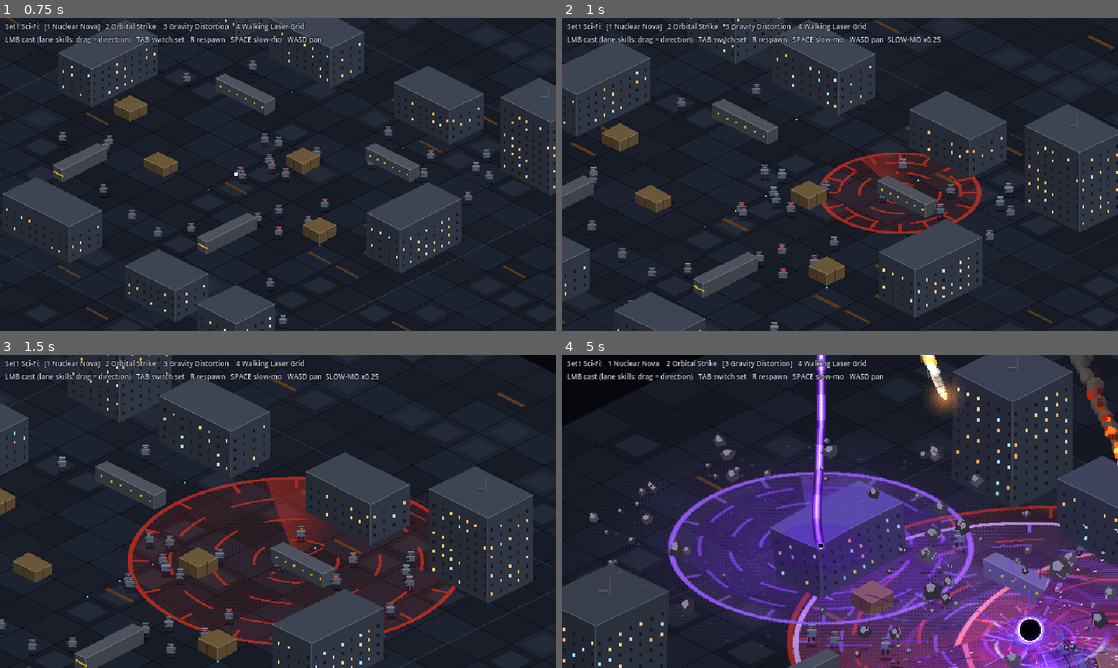
Above: before the commit, frames 1-4 (two rows, left to right).
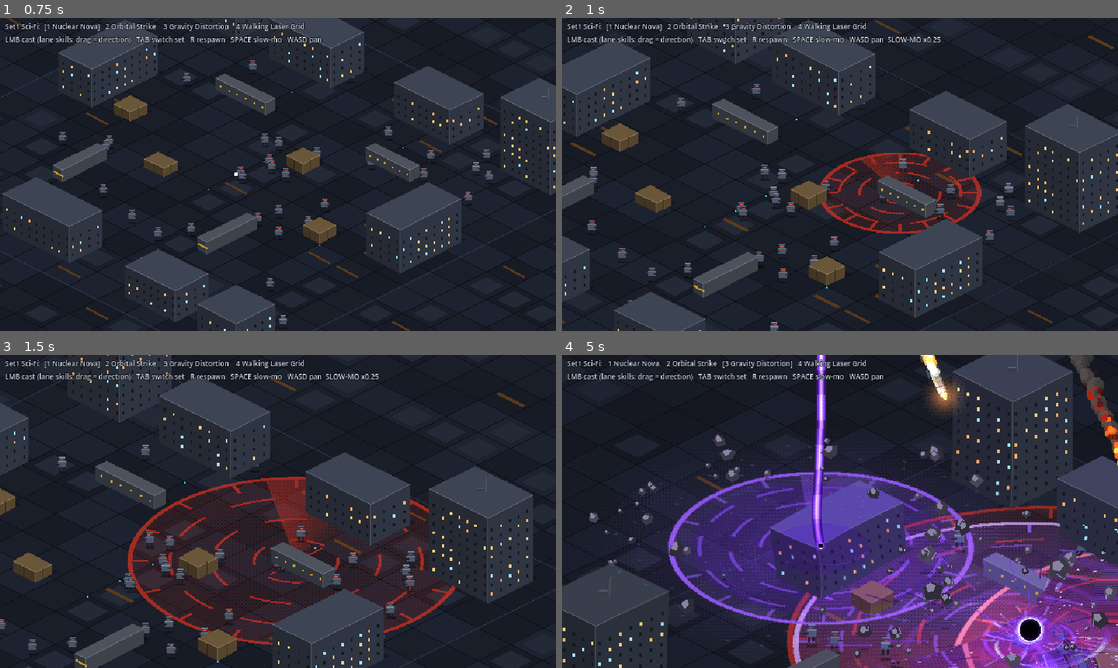
Above: after the commit, the same moments.

Repository: audoraemon/vfxProve
Game: Godot game, scene res://scenes/sandbox.tscn
Same seed, same stepped clock (60 frames per second), same inputs: the game is played once before the commit and once after it. Sound files missing from this copy of the repository are replaced by a short silence.
Inputs (mouse positions are in pixels of both pictures, inside the frame that each line leads up to):
- Up to frame 1 (0.75 s): tap Enter at 0.5 s; move the mouse to (400, 158) at 0.52 s; hold D from 0.53 s (still down); tap 1 at 0.6 s; click (400, 158) at 0.67 s
- Up to frame 2 (1 s): keep holding D; tap Space at 0.77 s
- Up to frame 3 (1.5 s): release D at 1.25 s; drag from (166, 527) to (250, 574) at 1.27 s
- Up to frame 4 (5 s): move the mouse to (895, 442) at 2.02 s; hold D 2.03-2.75 s; tap 3 at 2.1 s; drag from (812, 574) to (673, 464) at 2.77 s; move the mouse to (1006, 558) at 3.52 s; hold A 3.53-4.25 s; tap 5 at 3.6 s; tap Space at 3.77 s; drag from (673, 464) to (756, 433) at 4.27 s

Frame 1 is identical in both runs. In frame 2, 1.1% of the frame differs, in the area x 0-100%, y 0-100%; in frame 3, 1.0%; in frame 4, 2.0%, in the area x 0-26%, y 0-23%.

Commit message:
feat: spread golem punches across its front in a fixed pattern
Add six PixMiniMax punch clips (far forward, wide to the side and center for each
arm, from a start frame with room for the reach) so the eight-punch combo lands at
eight different spots in a fixed order: near L, wide R, far L, near R, wide L,
far R, center L, center R. Each impact is at the fist with a smaller follow-up
shock further out along the same direction. GolemSprite clips carry their own
crater anchor and frame list (long ground holds trimmed). Camera zoomed out to
fit the reach, ground fill extended so no void shows at that zoom.

Co-Authored-By: Claude Opus 5 <noreply@anthropic.com>

Diff:
--- a/src/fx/set2/golem_sprite.gd
+++ b/src/fx/set2/golem_sprite.gd
@@ -1,21 +1,31 @@
 class_name GolemSprite
 extends Node2D
 ## Stone titan from PixelLab PixMiniMax clips (assets/pixellab/golem), locked facing the camera like the
-## concept: an idle loop, a left and a right knuckle punch and a two-handed slam. Rising and crumbling clip
+## concept: an idle loop, knuckle punches landing at eight different spots around its front and a two-handed
+## slam. Rising and crumbling clip
 ## the sprite at the ground line so it climbs out of (and sinks back into) its glowing crater.
 ## Positioned on its ground point; the crater in the art sits on that point.
 
 const FRAME := 256.0
 const SCALE := 1.6
-## Art pixel under the ground point (center of the crater).
+const IDLE_FPS := 10.0
+## Art pixel under the ground point (center of the crater) for clips made from the original start frame, and
+## for the "reach" clips made from a start frame placed higher on the canvas so the arm can reach forward.
 const FOOT := Vector2(128, 244)
-const IDLE_FPS := 10.0
-## Clip: texture, frames to play, index (into frames) where the fist lands, fist landing spot in art px.
+const FOOT_REACH := Vector2(128, 170)
+## Clip: texture, strip frames to play, position in that list where the fist lands, fist landing spot (art px),
+## crater anchor (art px). The reach clips hold the fist down for many frames; most of the hold is skipped.
 const CLIPS := {
-	"idle": [preload("res://assets/pixellab/golem/golem_idle.png"), 16, -1, Vector2.ZERO],
-	"punch_l": [preload("res://assets/pixellab/golem/golem_punch_l.png"), 11, 6, Vector2(80, 231)],
-	"punch_r": [preload("res://assets/pixellab/golem/golem_punch_r.png"), 13, 8, Vector2(180, 231)],
-	"slam": [preload("res://assets/pixellab/golem/golem_slam.png"), 21, 8, Vector2(128, 236)],
+	"idle": [preload("res://assets/pixellab/golem/golem_idle.png"), [0, 1, 2, 3, 4, 5, 6, 7, 8, 9, 10, 11, 12, 13, 14, 15], -1, Vector2.ZERO, FOOT],
+	"punch_l": [preload("res://assets/pixellab/golem/golem_punch_l.png"), [0, 1, 2, 3, 4, 5, 6, 7, 8, 9, 10], 6, Vector2(80, 231), FOOT],
+	"punch_r": [preload("res://assets/pixellab/golem/golem_punch_r.png"), [0, 1, 2, 3, 4, 5, 6, 7, 8, 9, 10, 11, 12], 8, Vector2(180, 231), FOOT],
+	"reach_lf": [preload("res://assets/pixellab/golem/golem_reach_lf.png"), [0, 2, 4, 5, 6, 13, 14, 15, 16], 3, Vector2(76, 215), FOOT_REACH],
+	"reach_rf": [preload("res://assets/pixellab/golem/golem_reach_rf.png"), [0, 2, 4, 5, 6, 13, 14, 15, 16], 3, Vector2(177, 218), FOOT_REACH],
+	"reach_lw": [preload("res://assets/pixellab/golem/golem_reach_lw.png"), [0, 2, 3, 4, 5, 14, 15, 16], 3, Vector2(59, 212), FOOT_REACH],
+	"reach_rw": [preload("res://assets/pixellab/golem/golem_reach_rw.png"), [0, 2, 3, 4, 5, 6, 14, 15, 16], 4, Vector2(195, 211), FOOT_REACH],
+	"reach_lc": [preload("res://assets/pixellab/golem/golem_reach_lc.png"), [0, 2, 4, 5, 6, 13, 14, 15, 16], 3, Vector2(121, 205), FOOT_REACH],
+	"reach_rc": [preload("res://assets/pixellab/golem/golem_reach_rc.png"), [0, 2, 4, 5, 6, 13, 14, 15, 16], 3, Vector2(126, 213), FOOT_REACH],
+	"slam": [preload("res://assets/pixellab/golem/golem_slam.png"), [0, 1, 2, 3, 4, 5, 6, 7, 8, 9, 10, 11, 12, 13, 14, 15, 16, 17, 18, 19, 20], 8, Vector2(128, 236), FOOT],
 }
 
 ## 0 buried .. 1 fully out of the ground.
@@ -42,12 +52,12 @@
 
 
 func impact_pos(clip: String) -> Vector2:
-	return _art_to_local(CLIPS[clip][3])
+	return _art_to_local(CLIPS[clip][3], CLIPS[clip][4])
 
 
 ## Local point above the head where energy gathers for the final slam.
 func crown() -> Vector2:
-	return _art_to_local(Vector2(128, 40))
+	return _art_to_local(Vector2(128, 40), FOOT)
 
 
 func _process(delta: float) -> void:
@@ -59,19 +69,21 @@
 	queue_redraw()
 
 
+## Strip frame index for the current time.
 func _frame() -> int:
 	var c: Array = CLIPS[_clip]
-	var count: int = c[1]
+	var frames: Array = c[1]
+	var count := frames.size()
 	var hit: int = c[2]
 	if hit < 0:
-		return int(_time * IDLE_FPS) % count
+		return frames[int(_time * IDLE_FPS) % count]
 	if _clip_t < _before:
-		return mini(int(_clip_t / _before * hit), hit)
-	return mini(hit + int((_clip_t - _before) / _after * (count - hit)), count - 1)
+		return frames[mini(int(_clip_t / _before * hit), hit)]
+	return frames[mini(hit + int((_clip_t - _before) / _after * (count - hit)), count - 1)]
 
 
-func _art_to_local(p: Vector2) -> Vector2:
-	return (p - FOOT) * SCALE + Vector2(0, (1.0 - clampf(emerge, 0.0, 1.0)) * FRAME * SCALE)
+func _art_to_local(p: Vector2, foot: Vector2) -> Vector2:
+	return (p - foot) * SCALE + Vector2(0, (1.0 - clampf(emerge, 0.0, 1.0)) * FRAME * SCALE)
 
 
 func _draw() -> void:
@@ -79,13 +91,17 @@
 		return
 	modulate.a = fade
 	var tex: Texture2D = CLIPS[_clip][0]
-	# Clip at the ground line: only the part above the ground has emerged.
+	var foot: Vector2 = CLIPS[_clip][4]
+	# Clip at the ground line: only the part above the ground has emerged. Reach clips show their full
+	# height once risen so fists planted in front of the crater stay visible.
 	var sink_px := (1.0 - clampf(emerge, 0.0, 1.0)) * FRAME
-	var visible_h := minf(FOOT.y - sink_px + 10.0, FRAME)
+	var visible_h := minf(foot.y - sink_px + 10.0, FRAME)
+	if emerge >= 0.999:
+		visible_h = FRAME
 	if visible_h <= 0.0:
 		return
 	var src := Rect2(Vector2(_frame() * FRAME, 0), Vector2(FRAME, visible_h))
 	var shudder := Vector2.ZERO
 	if crumble > 0.0:
 		shudder = Vector2(sin(_time * 53.0), cos(_time * 41.0)) * 3.0 * crumble
-	draw_texture_rect_region(tex, Rect2((_art_to_local(Vector2.ZERO) + shudder).round(), src.size * SCALE), src)
+	draw_texture_rect_region(tex, Rect2((_art_to_local(Vector2.ZERO, foot) + shudder).round(), src.size * SCALE), src)
--- a/src/fx/set2/judgement_of_the_ancients.gd
+++ b/src/fx/set2/judgement_of_the_ancients.gd
@@ -103,17 +103,20 @@
 	ctx.field.knock_from(origin, 1.3, 3.0, 5.5)
 
 
-## Alternating left/right knuckle punches from the sprite clips. Each lands where the fist hits the ground,
-## then a second shock bursts further out in front so the barrage covers the battlefield.
+## Fixed punch pattern alternating arms, each clip landing its fist at a different spot so the barrage spreads
+## across the front of the titan: near left, wide right, far left, near right, wide left, far right, center.
+const PUNCH_PATTERN := ["punch_l", "reach_rw", "reach_lf", "punch_r", "reach_lw", "reach_rf", "reach_lc", "reach_rc"]
+
+
+## Knuckle punch from the sprite clips: impact where the fist lands, then a smaller shock a little further out
+## along the same direction.
 func _punch(i: int) -> void:
-	var clip := "punch_l" if i % 2 == 0 else "punch_r"
+	var clip: String = PUNCH_PATTERN[i % PUNCH_PATTERN.size()]
 	var fist := _golem.play(clip, PUNCH_BEFORE, PUNCH_AFTER)
 	var g := Iso.screen_to_ground(_golem.position + fist)
 	var out := (g - origin).normalized() if g.distance_to(origin) > 0.05 else Vector2(1, 1).normalized()
-	var reach := (out * 0.5 + Vector2(1, 1).normalized() * 0.5).normalized().rotated(ctx.rng.randf_range(-0.45, 0.45))
-	var far := g + reach * ctx.rng.randf_range(1.5, 2.6)
 	at(t + PUNCH_BEFORE, _knuckle_impact.bind(g, 1.0, i % 3 == 2))
-	at(t + PUNCH_BEFORE + 0.08, _knuckle_impact.bind(far, 0.8, false))
+	at(t + PUNCH_BEFORE + 0.08, _knuckle_impact.bind(g + out * 1.3, 0.65, false))
 
 
 func _knuckle_impact(g: Vector2, size: float, heavy: bool) -> void:
--- a/src/sandbox/ground_tiles.gd
+++ b/src/sandbox/ground_tiles.gd
@@ -4,7 +4,7 @@
 
 ## Ground extends past the play area so zoomed or panned views never show void.
 const HALF := 7
-const FILL := 13
+const FILL := 18
 
 const COL_BASE := [Color("1a1e29"), Color("1d2230"), Color("171b25")]
 const COL_PANEL := Color("232937")
--- a/src/sandbox/sandbox.gd
+++ b/src/sandbox/sandbox.gd
@@ -20,7 +20,7 @@
 	{"set": 1, "key": "cinder", "name": "Cinderfall Barrage", "path": "res://src/fx/set2/cinderfall_barrage.gd", "zoom": 1.25, "focus_up": -50.0},
 	{"set": 1, "key": "tsunami", "name": "Tsunami Breaker", "path": "res://src/fx/set2/tsunami_breaker.gd", "lane": true, "focus_along": 5.0, "focus_up": -30.0, "zoom": 1.0},
 	{"set": 1, "key": "tornado", "name": "Tornado Tempest", "path": "res://src/fx/set2/tornado_tempest.gd", "lane": true, "focus_along": 3.0, "focus_up": -120.0, "zoom": 1.0},
-	{"set": 1, "key": "judgement", "name": "Judgement of the Ancients", "path": "res://src/fx/set2/judgement_of_the_ancients.gd", "focus_up": -165.0, "zoom": 0.8},
+	{"set": 1, "key": "judgement", "name": "Judgement of the Ancients", "path": "res://src/fx/set2/judgement_of_the_ancients.gd", "focus_up": -130.0, "zoom": 0.7},
 	{"set": 1, "key": "dragon", "name": "Dragonfire Parade", "path": "res://src/fx/set2/dragonfire_parade.gd", "focus_up": -10.0, "focus_px": Vector2(150, -20), "zoom": 0.8},
 ]
 
@@ -34,7 +34,7 @@
 	"cinder": {"target": Vector2(0, 0), "times": [1.0, 1.8, 2.7, 3.2, 4.2, 5.4, 6.6, 8.6, 10.2]},
 	"tsunami": {"target": Vector2(-4.5, 0.5), "dir": Vector2(1, 0), "times": [0.8, 1.6, 2.6, 3.6, 4.5, 5.0, 5.4, 6.5, 8.5]},
 	"tornado": {"target": Vector2(-4, 0.5), "dir": Vector2(1, 0), "times": [0.8, 1.6, 2.6, 4.0, 5.5, 7.0, 7.6, 9.0]},
-	"judgement": {"target": Vector2(0, 0), "times": [1.0, 2.6, 3.4, 3.64, 3.72, 4.14, 7.94, 8.25, 8.4, 9.2, 11.0]},
+	"judgement": {"target": Vector2(0, 0), "times": [2.6, 3.64, 4.14, 4.64, 5.14, 5.64, 6.14, 6.64, 7.14, 7.94, 8.4, 11.0]},
 	"dragon": {"target": Vector2(-2, -1), "times": [0.9, 1.5, 2.8, 4.2, 5.0, 5.8, 6.5, 7.4, 10.0]},
 	"glacial": {"target": Vector2(0, 0), "times": [1.9, 2.6, 3.6, 5.5, 7.35, 7.55, 7.8, 8.1, 9.2]},
 }
Binary file added: assets/pixellab/golem/golem_reach_lc.png
Not shown, added: assets/pixellab/golem/golem_reach_lc.png.import
Binary file added: assets/pixellab/golem/golem_reach_lf.png
Not shown, added: assets/pixellab/golem/golem_reach_lf.png.import
Binary file added: assets/pixellab/golem/golem_reach_lw.png
Not shown, added: assets/pixellab/golem/golem_reach_lw.png.import
Binary file added: assets/pixellab/golem/golem_reach_rc.png
Not shown, added: assets/pixellab/golem/golem_reach_rc.png.import
Binary file added: assets/pixellab/golem/golem_reach_rf.png
Not shown, added: assets/pixellab/golem/golem_reach_rf.png.import
Binary file added: assets/pixellab/golem/golem_reach_rw.png
Not shown, added: assets/pixellab/golem/golem_reach_rw.png.import
(and 205 more such lines)
